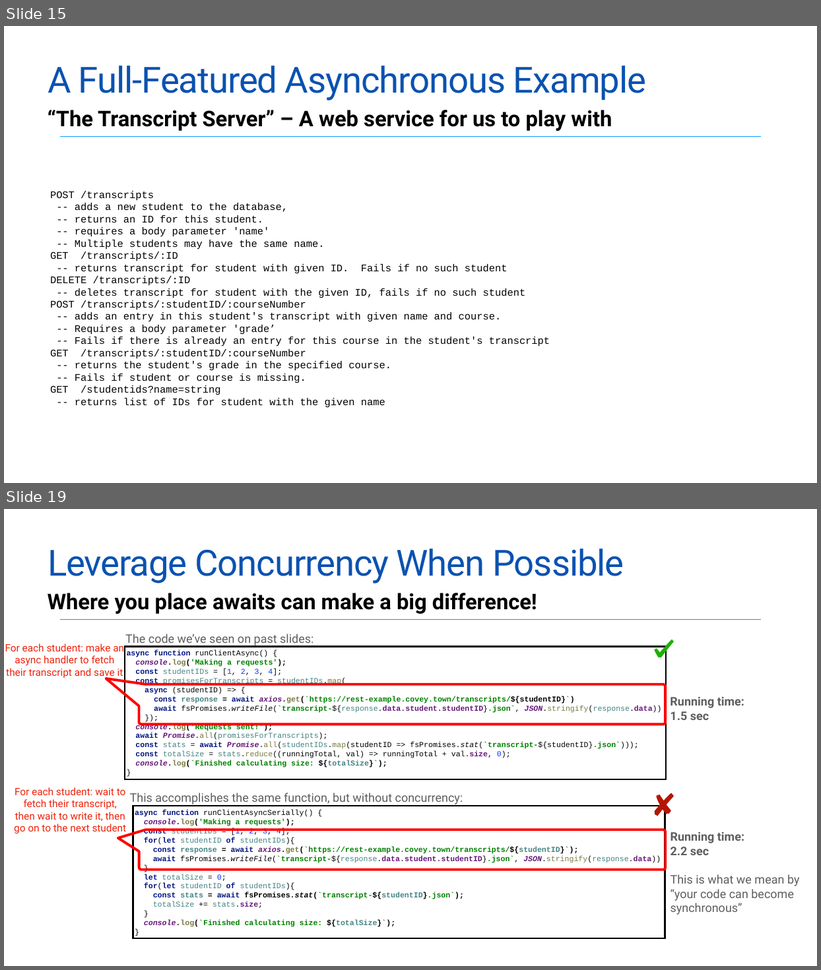
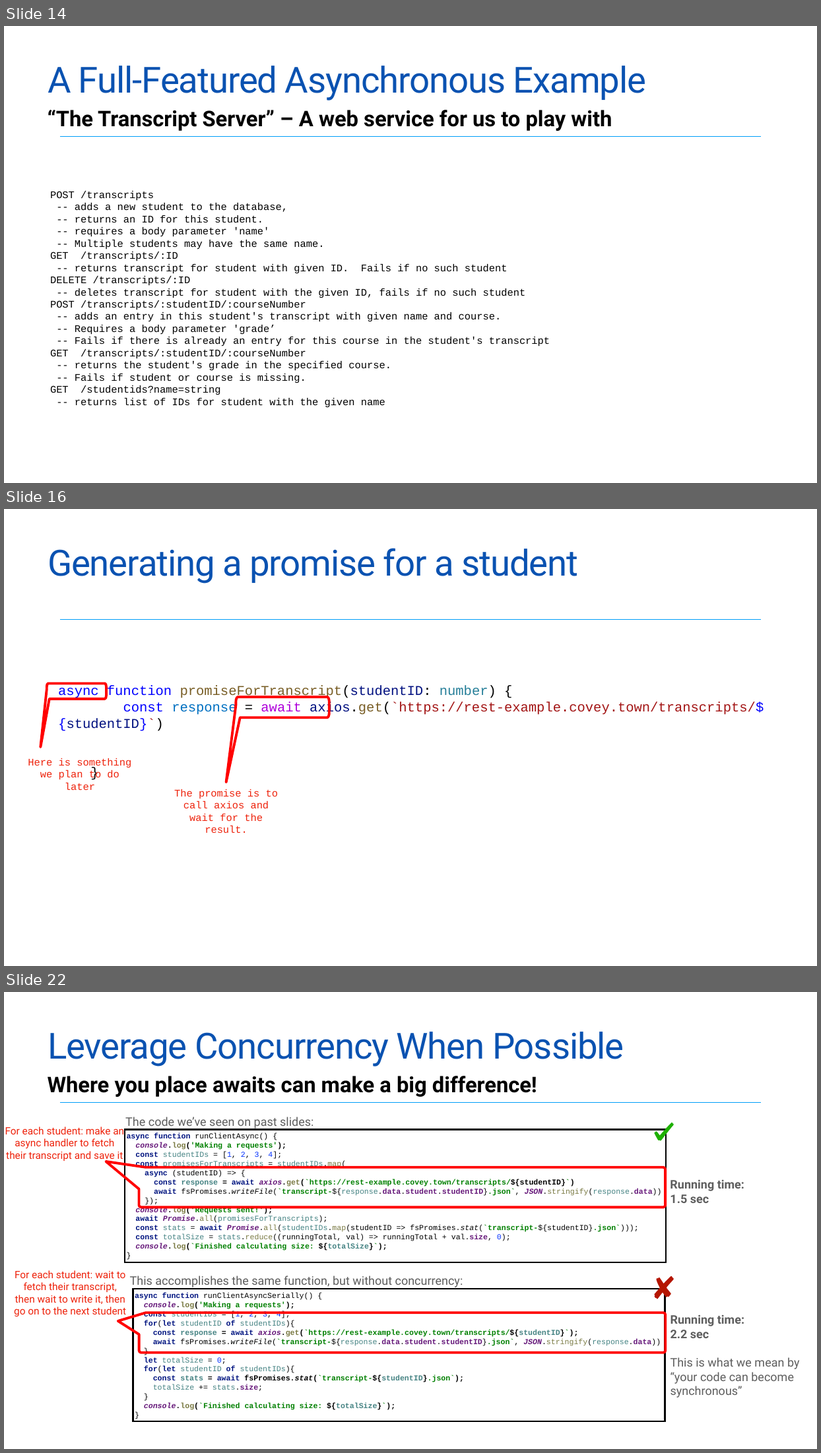
Before and after one commit to neu-se/CS4530-Spring-2022, a slide deck: Slides/Lesson 4.2 Asynchronous Programming.pptx. Shown one above the other, each under a label of ours: slides 15 and 19 before the commit, slides 14, 16 and 22 after it; the slides between them are not shown. The pictures are 821x970 and 821x1453 pixels, drawn with LibreOffice and Linux fonts; fonts in the diff are those of the drawing. Boxes give left, top, right and bottom in pixels: in the first picture for what was removed or moved away, otherwise in the second. Text is boxed around its words. In the diff, an @@ line names an element or a change of style, - is before the commit and + after.

Commit message:
revised L4.2 examples (#17)

```diff
--- a/Slides/Lesson 4.2 Asynchronous Programming.pptx
+++ b/Slides/Lesson 4.2 Asynchronous Programming.pptx
@@ slide 16 added at [4,509,817,966], background #FFFFFF; not listed: 1 template element that a slide beside it also shows @@
@@ title added at [48,548,579,584], 42.5 pt, text #0A52B1 @@
+Generating a promise for a student
@@ freeform shape added at [41,684,107,748], outline #FF0000 3 pt @@
@@ text added at [58,686,772,764], 16 pt, text #FFFFFF @@
+async function promiseForTranscript(studentID: number) {
+const response = await axios.get(`https://rest-example.covey.town/transcripts/${studentID}`)
+await fsPromises.writeFile(`transcript-${response.data.student.studentID}.json`,
+JSON.stringify(response.data))
+}
@@ freeform shape added at [226,697,329,783], outline #FF0000 3 pt @@
@@ free added at [20,760,139,788], 12 pt, text #EE230C @@
+Here is something we plan to do later
@@ free added at [167,797,286,825], 12 pt, text #EE230C @@
+The promise is to call axios and wait for the result.
@@ what was slide 15 is now slide 14 @@
@@ what was slide 19 is now slide 22 @@
```
Also in this commit, not shown: 6 slides changed, 4 other slides added, 3 slides removed, 2 other files.
